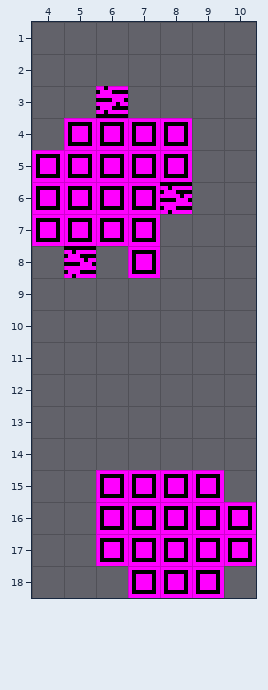
Two states of a Tiled map, assets/data/mapchunks/level_1/o-2.tmx. That is the earlier state.
Cells are 8x8 px. Shown: x 4..10, y 1..18.
New version:
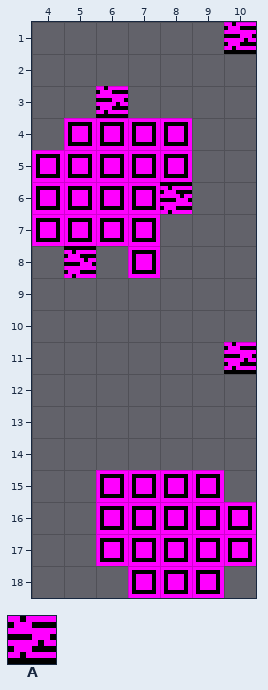
Key: from "tiles": A 3.
Objects are placed by their top-left corner, in cells (3,4 is the top-left corner of cell 3,4); size is 1x1 cell unless given.
From old to new:
--- layer "enemies"
+A "flyingRtoL" at 10,1
+A "flyingRtoL" at 10,11
